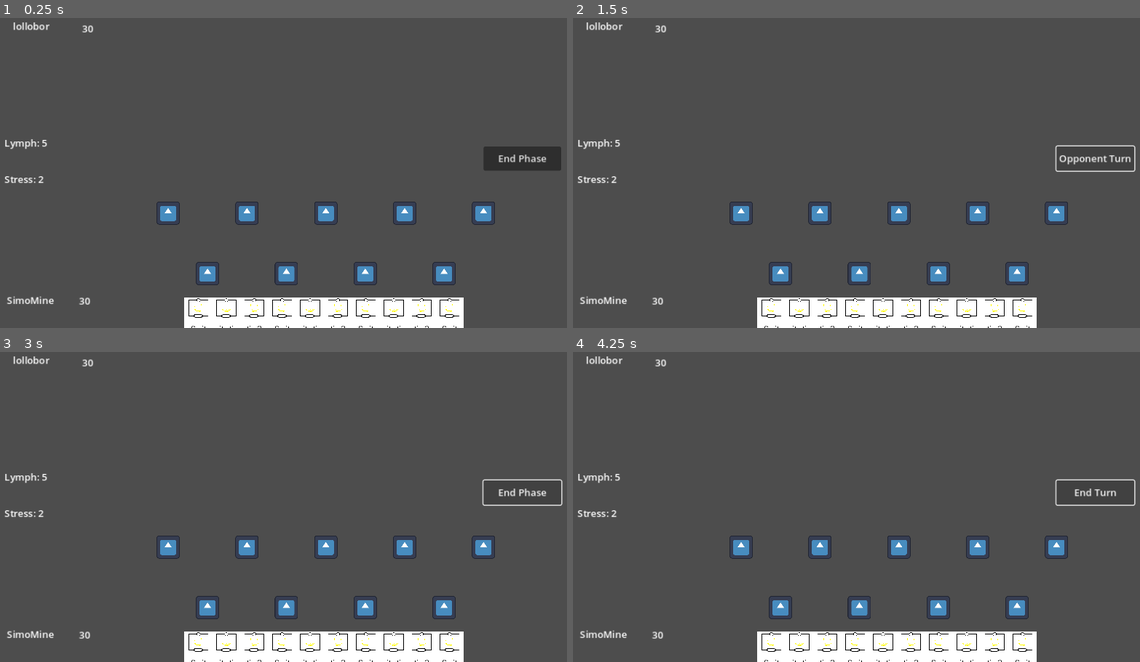
Above: before the commit, frames 1-4 (two rows, left to right).
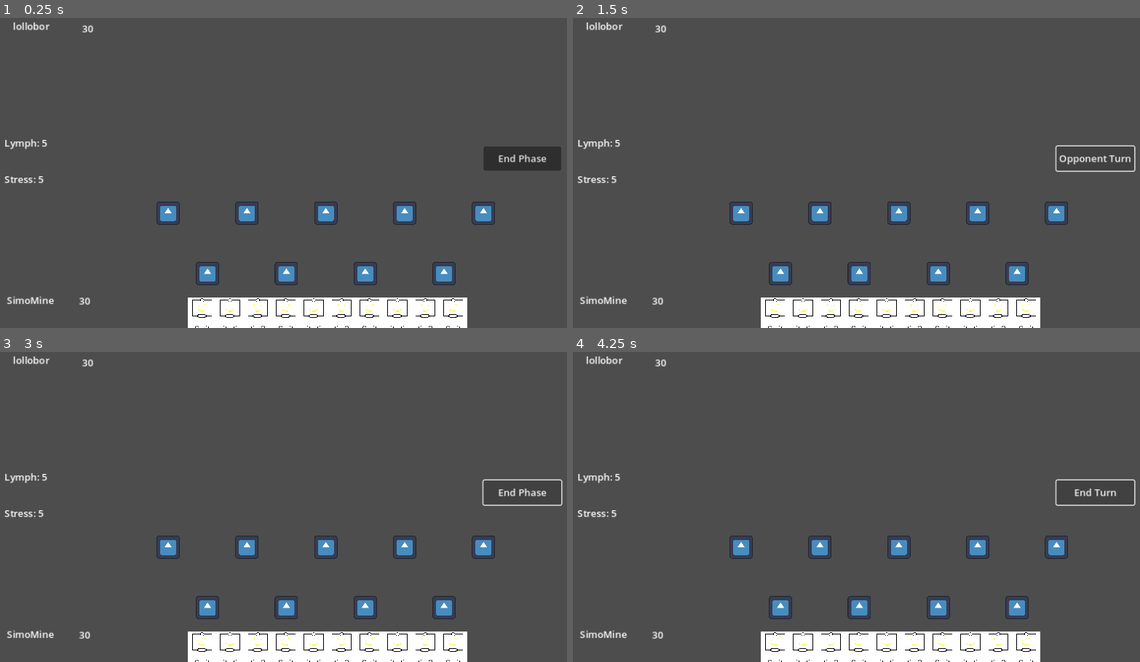
Above: after the commit, the same moments.

Repository: lollo004/gokard
Game: Godot game, scene res://Scenes/MainScene.tscn
The game is run twice, just before and just after one commit, with the same random seed, the same clock (stepped at 60 frames per second) and the same inputs. The engine's default icon, where the game draws it, is replaced by a stand-in: a white triangle on a blue panel in a dark square.
Inputs:
- Up to frame 1 (0.25 s): no input
- Up to frame 2 (1.5 s): click "End Phase" at 0.5 s; click "End Turn" at 1.25 s
- Up to frame 3 (3 s): click "Opponent Turn" at 2 s; click "Opponent Turn" at 2.75 s
- Up to frame 4 (4.25 s): click "End Phase" at 3.5 s

The runs differ from the first frame. In frame 1, 0.7% of the frame differs, in the area x 6-83%, y 51-100%; in frame 2, 0.7%; in frame 3, 0.7%; in frame 4, 0.7%.

Commit message:
card hand positioning (pixel based) and minor bug fixing

Diff:
--- a/Scenes/GameController.tscn
+++ b/Scenes/GameController.tscn
@@ -14,37 +14,35 @@
 offset_bottom = -0.0599976
 script = ExtResource("1_pfy42")
 lymph = 5
-stress = 2
+stress = 5
 
 [node name="Card Position" type="Node" parent="."]
 
-[node name="Player" type="Node" parent="Card Position"]
-
-[node name="Player Positioner 1" parent="Card Position/Player" groups=["1", "Attack"] instance=ExtResource("2_m0e23")]
+[node name="Player Positioner 1" parent="Card Position" groups=["1", "Attack"] instance=ExtResource("2_m0e23")]
 position = Vector2(300, 350)
 
-[node name="Player Positioner 2" parent="Card Position/Player" groups=["2", "Attack"] instance=ExtResource("2_m0e23")]
+[node name="Player Positioner 2" parent="Card Position" groups=["2", "Attack"] instance=ExtResource("2_m0e23")]
 position = Vector2(430, 350)
 
-[node name="Player Positioner 3" parent="Card Position/Player" groups=["3", "Attack"] instance=ExtResource("2_m0e23")]
+[node name="Player Positioner 3" parent="Card Position" groups=["3", "Attack"] instance=ExtResource("2_m0e23")]
 position = Vector2(560, 350)
 
-[node name="Player Positioner 4" parent="Card Position/Player" groups=["4", "Attack"] instance=ExtResource("2_m0e23")]
+[node name="Player Positioner 4" parent="Card Position" groups=["4", "Attack"] instance=ExtResource("2_m0e23")]
 position = Vector2(690, 350)
 
-[node name="Player Positioner 5" parent="Card Position/Player" groups=["5", "Attack"] instance=ExtResource("2_m0e23")]
+[node name="Player Positioner 5" parent="Card Position" groups=["5", "Attack"] instance=ExtResource("2_m0e23")]
 position = Vector2(820, 350)
 
-[node name="Player Positioner 6" parent="Card Position/Player" groups=["6", "Defense"] instance=ExtResource("2_m0e23")]
+[node name="Player Positioner 6" parent="Card Position" groups=["6", "Defense"] instance=ExtResource("2_m0e23")]
 position = Vector2(365, 450)
 
-[node name="Player Positioner 7" parent="Card Position/Player" groups=["7", "Defense"] instance=ExtResource("2_m0e23")]
+[node name="Player Positioner 7" parent="Card Position" groups=["7", "Defense"] instance=ExtResource("2_m0e23")]
 position = Vector2(495, 450)
 
-[node name="Player Positioner 8" parent="Card Position/Player" groups=["8", "Defense"] instance=ExtResource("2_m0e23")]
+[node name="Player Positioner 8" parent="Card Position" groups=["8", "Defense"] instance=ExtResource("2_m0e23")]
 position = Vector2(625, 450)
 
-[node name="Player Positioner 9" parent="Card Position/Player" groups=["9", "Defense"] instance=ExtResource("2_m0e23")]
+[node name="Player Positioner 9" parent="Card Position" groups=["9", "Defense"] instance=ExtResource("2_m0e23")]
 position = Vector2(755, 450)
 
 [node name="GUI" type="Node" parent="."]
--- a/Scripts/Card.gd
+++ b/Scripts/Card.gd
@@ -53,11 +53,24 @@
 func _process(delta): # Function called every frame
 	if Input.is_action_just_pressed("click") and isMouseOver: # Click over a card with mouse
 		if isCardSelected: # Dropping the card
-			if currentPos != 0 and GameController.lymph >= Cost and GameController.turn == "player" and GameController.phase == "attack" and Location == "hand" and (Type == currentLoc or Type == "Versatile") and GameController.stress > GameController.player_current_stress: # Right position, right turn-phase and enough lymph
+			if (
+				currentPos != 0 # Right position
+				and GameController.lymph >= Cost # Enough lymph
+				and GameController.turn == "player" # Right turn
+				and GameController.phase == "attack" # Right phase
+				and Location == "hand" # Right card
+				and (Type == currentLoc or Type == "Versatile") # Right type
+				and GameController.stress > GameController.player_current_stress # Enough stress
+				):
+
 				Location = "field"
 				global_position = new_position
+
 				GameController.lymph -= Cost
 				GameController.player_current_stress += 1
+
+				GameController.player_hand.remove_at(GameController.player_hand.find(self))
+				GameController.UpdateHand()
 			else:
 				global_position = old_position
 			isCardSelected = false
--- a/Scripts/GameController.gd
+++ b/Scripts/GameController.gd
@@ -17,6 +17,8 @@
 
 var turnType : String = "" # Action to do in current turn (play, draw, lymph, stress)
 
+var player_hand = []
+
 ### MAIN EVENTS ###
 
 
@@ -24,11 +26,17 @@
 	var scene
 	var instance
 
-	for i in 10: #da sistemare posizionamento nella mano
+	var number_of_cards = 10
+
+	for i in number_of_cards:
 		scene = load("res://Scenes/Cards/Card.tscn")
+
 		instance = scene.instantiate()
 		add_child(instance)
-		instance.global_position = Vector2(350 + (46*i), 520)
+
+		player_hand.append(instance)
+
+	UpdateHand()
 
 
 func _process(delta):
@@ -75,3 +83,13 @@
 
 func DrawOneCard():
 	pass
+
+func UpdateHand():
+	var i : int = 0
+
+	for item in player_hand:
+		i += 1
+		if len(player_hand) % 2 == 0:
+			item.global_position = Vector2((540 - ((len(player_hand) / 2) * 46)) + (46*i), 520)
+		else:
+			item.global_position = Vector2((520 - (((len(player_hand) - 1) / 2) * 46)) + (46*i), 520)
